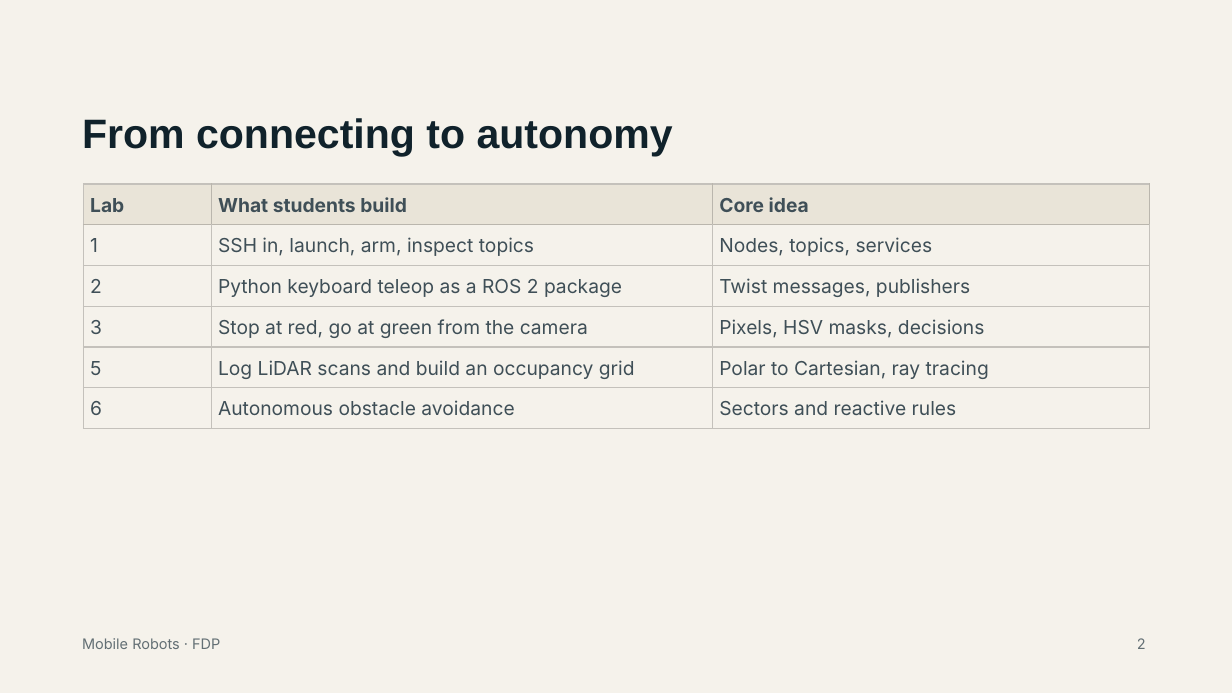
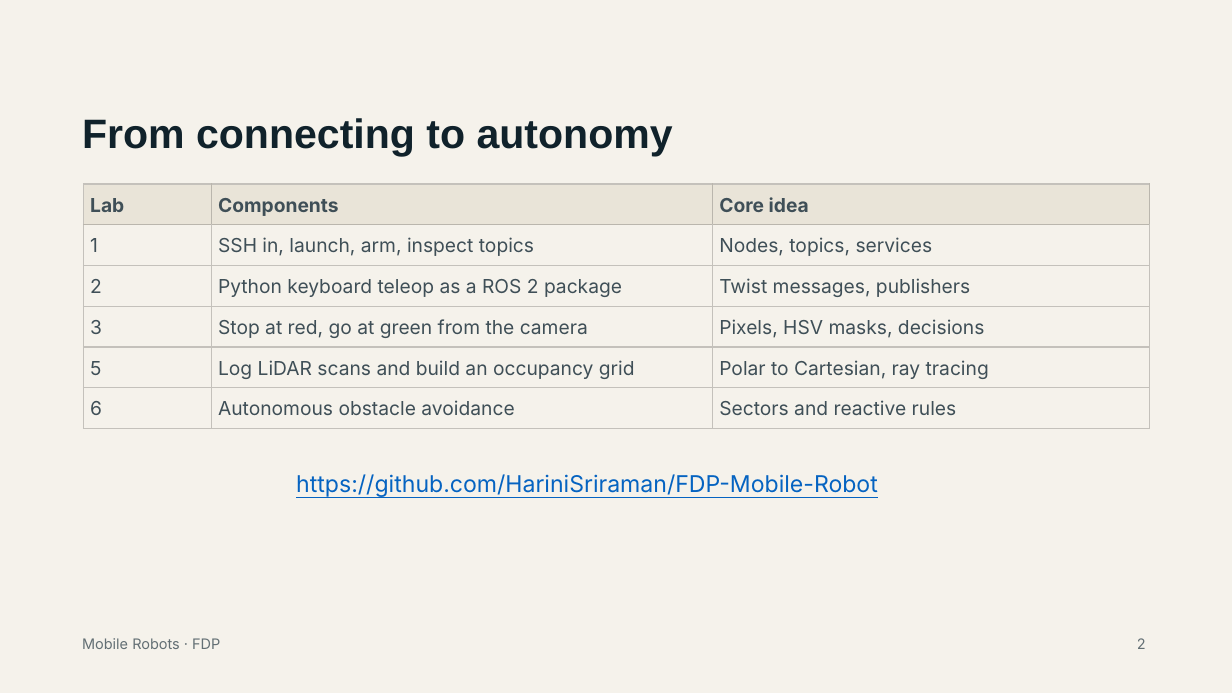
Before and after one commit to HariniSriraman/FDP-Mobile-Robot, a slide deck: slide 2 of FDP-MobileRobots.pptx. Drawn at 1232x693 pixels with LibreOffice and Linux fonts; fonts in the diff are those of the drawing. Boxes give left, top, right and bottom in pixels: in the first picture for what was removed or moved away, otherwise in the second. Text is boxed around its words. In the diff, an @@ line names an element or a change of style, - is before the commit and + after.

```diff
--- a/FDP-MobileRobots.pptx
+++ b/FDP-MobileRobots.pptx
@@ table at [83, 184, 1150, 429] @@
-row 1, column 2: What students build
+row 1, column 2: Components
@@ text added at [296, 474, 878, 498], 18 pt, text #0563C1, underline @@
+https://github.com/HariniSriraman/FDP-Mobile-Robot
```
Also in this commit, not shown: 19 other slides changed, 3 slides removed.
